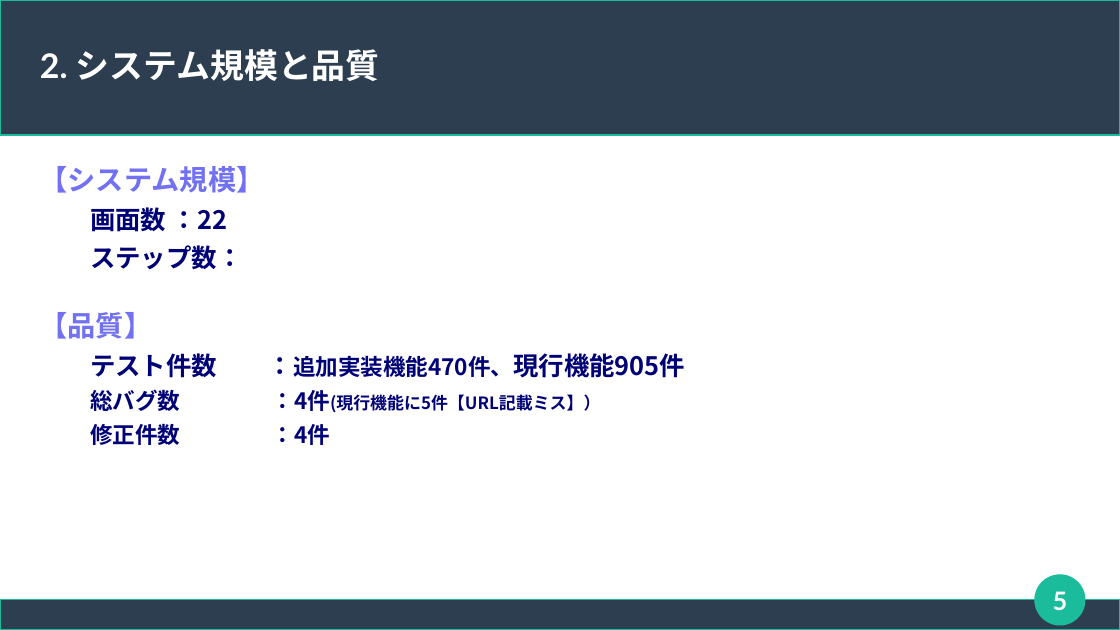
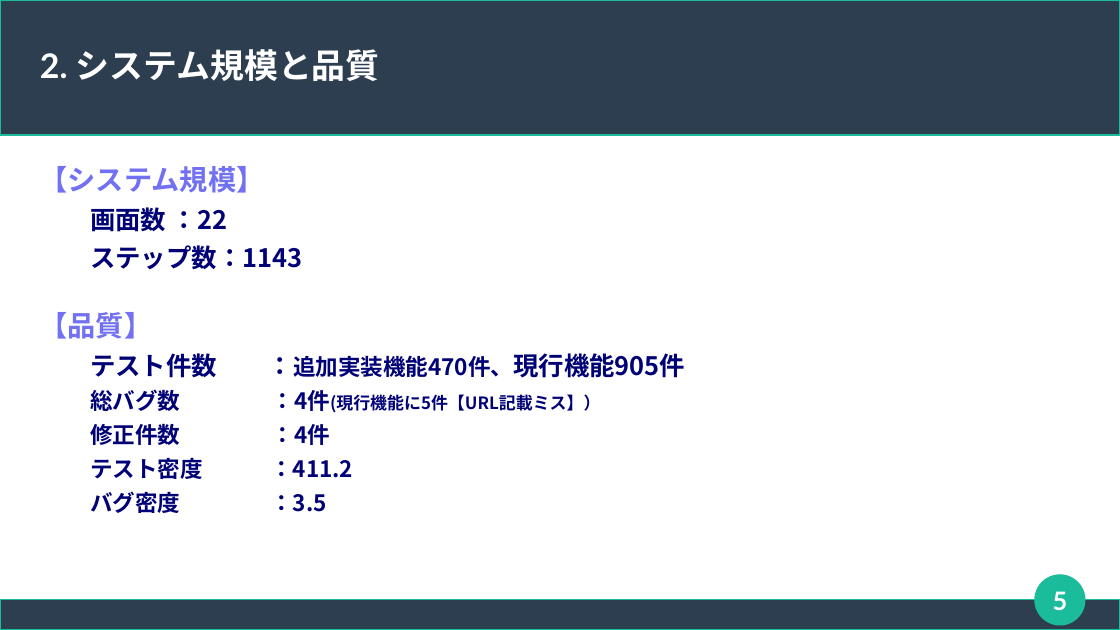
Before and after one commit to connk95/Shared-Shop, a slide deck: slide 5 of TeamUzawa_Sharing_ProjectFile/発表用スライド_チーム鵜澤.odp. Drawn at 1120x630 pixels with LibreOffice and Linux fonts; fonts in the diff are those of the drawing. Boxes give left, top, right and bottom in pixels: in the first picture for what was removed or moved away, otherwise in the second. Text is boxed around its words. In the diff, an @@ line names an element or a change of style, - is before the commit and + after.

Commit message:
【微バグ修正】 買い物かご情報更新部分の修正 Docコメントの修正
【更新】
スライドの更新

```diff
--- a/TeamUzawa_Sharing_ProjectFile/発表用スライド_チーム鵜澤.odp
+++ b/TeamUzawa_Sharing_ProjectFile/発表用スライド_チーム鵜澤.odp
@@ text at box(90, 245, 302, 270): text changed @@
-ステップ数：
+ステップ数：1143
@@ text at box(90, 457, 353, 513): paragraphs added @@
+テスト密度 ：411.2
+バグ密度 ：3.5
```
Also in this commit, not shown: 13 other slides changed, 7 slides added, 3 other files.
